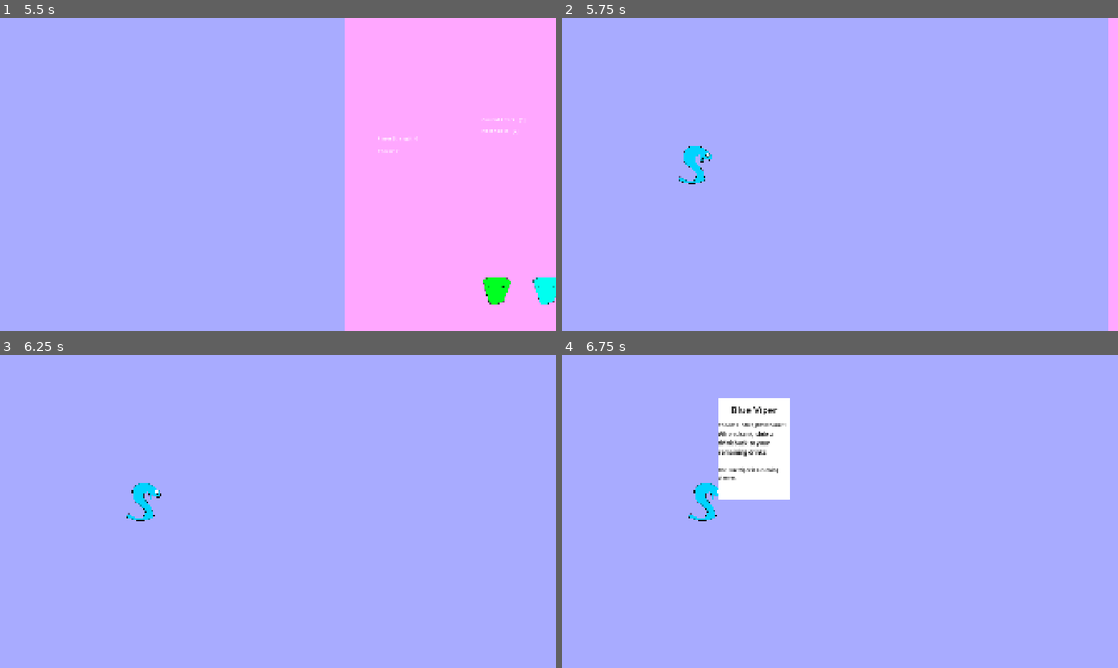
Above: before the commit, frames 1-4 (two rows, left to right).
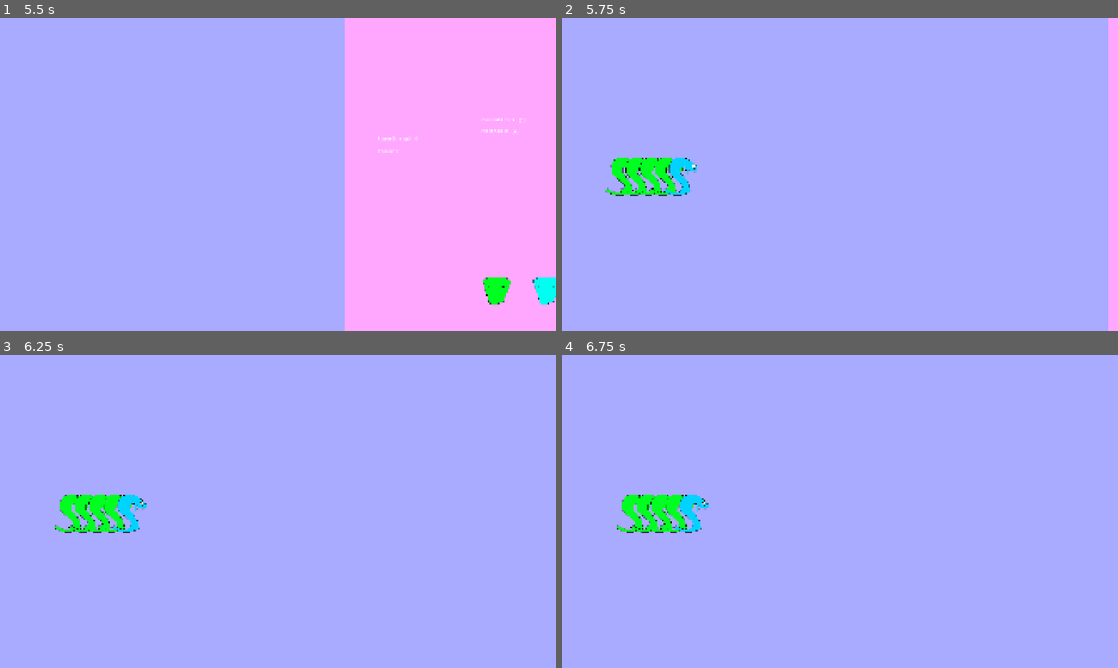
Above: after the commit, the same moments.

Repository: Novali91/Snakeeyes
Game: Godot game, scene res://01_Managers/01_StateManager/top_state_machine.tscn
The game is run twice, just before and just after one commit, with the same random seed, the same clock (stepped at 60 frames per second) and the same inputs.
Inputs (mouse positions are in pixels of both pictures, inside the frame that each line leads up to):
- Up to frame 1 (5.5 s): click "End Turn" at 0.5 s; click "Continue" at 1.25 s; move the mouse to (100, 174) at 2.02 s; hold Right (right) 2.03-2.78 s; click (100, 174) at 2.17 s; tap Enter at 2.75, 5 s; move the mouse to (172, 174) at 2.77 s; hold Left (left) 2.78-3.53 s; click (172, 174) at 2.92 s; move the mouse to (38, 287) at 3.52 s; hold Right (right) 3.53-5.03 s; click (38, 287) at 3.67 s; tap Space at 4.25 s; move the mouse to (100, 287) at 4.27 s; click (100, 287) at 4.42 s; move the mouse to (150, 287) at 5.02 s; hold Left (left) from 5.03 s (still down); click (150, 287) at 5.17 s
- Up to frame 2 (5.75 s): keep holding Left (left)
- Up to frame 3 (6.25 s): keep holding Left (left); move the mouse to (133, 498) at 5.77 s; click (133, 498) at 5.92 s
- Up to frame 4 (6.75 s): keep holding Left (left); tap Space at 6.5 s; move the mouse to (706, 498) at 6.52 s; click (706, 498) at 6.67 s

Frame 1 is identical in both runs. In frame 2, 1.6% of the frame differs, in the area x 7-27%, y 40-57%; in frame 3, 1.6%; in frame 4, 5.8%, in the area x 9-41%, y 13-57%.

Commit message:
send back function fixed

Diff:
--- a/01_Managers/01_StateManager/01_States/02_Play/ability_helper.gd
+++ b/01_Managers/01_StateManager/01_States/02_Play/ability_helper.gd
@@ -15,6 +15,6 @@
 			## Maybe bring up some ui for the selection?
 			## Make it so you can't end turn while selecting?
 			var chosen_drink: Drink = await sm.hand_manager.ability_helper.choose_drink()
-			sm.deck_manager.return_to_drawpile(chosen_drink.attached_drink, chosen_drink.attached_drink_resource)
+			sm.deck_manager.return_to_drawpile(chosen_drink)
 			sm.hand_manager.ability_helper.slide_drink_back(chosen_drink)
 		pass
--- a/01_Managers/01_StateManager/01_States/02_Play/play_state.gd
+++ b/01_Managers/01_StateManager/01_States/02_Play/play_state.gd
@@ -9,7 +9,7 @@
 	_ability_helper.sm = sm
 
 func enter() -> void:
-	_draw_cards(5)
+	draw_cards(5)
 	sm.end_turn_button.make_pressable()
 	sm.camera_manager.unlock_camera()
 
@@ -22,13 +22,15 @@
 func physics_tick(_delta: float) -> void:
 	pass
 
-func _draw_cards(num: int) -> void:
+func draw_cards(num: int) -> void:
+	print("drawing cards")
 	var num_drinks = sm.hand_manager.get_num_drinks()
 	var drinks_remaining = sm.game_stats.HAND_SIZE - num_drinks
 	var real_draw = min(num, drinks_remaining)
 
 	var draw_remaining = real_draw
 	while draw_remaining:
+		print("draw rem: "+str(draw_remaining))
 		var drinks = sm.deck_manager.draw(draw_remaining)
 		draw_remaining -= drinks.size()
 
@@ -36,6 +38,7 @@
 		sm.hand_manager.draw_drinks(drinks)
 
 		if draw_remaining > 0:
+			print("shuffling")
 			_reshuffle_draw_pile()
 
 		await get_tree().create_timer(0.1).timeout
--- a/01_Managers/03_DeckManager/deck_manager.gd
+++ b/01_Managers/03_DeckManager/deck_manager.gd
@@ -31,6 +31,8 @@
 		new_array.push_back(temp_drink)
 		tooltip_manager.remove_item(temp_drink, false)
 
+	print(new_array)
+
 	return new_array
 
 
@@ -48,7 +50,7 @@
 	var new_drink: Drink = _drink_scene.instantiate()
 	new_drink.attached_drink = drink_resource.duplicate()
 	new_drink.attached_drink_resource = og_drink_resource
-	# Maybe we need to add other info to this (eg global position)? This is probably where we'd do it
+	new_drink.global_position = Vector2(200 + drink_drawpile.size() * 50, 800)
 	return new_drink
 
 ## Not sure how removing snakes will work
@@ -64,7 +66,7 @@
 ## Idk where we want the animation to be placed (if we have one?)
 func add_snake(new_snake: Snake) -> void:
 	snake_deck.push_back(new_snake)
-	new_snake.global_position = Vector2(500, 500) # Should this be position?
+	new_snake.global_position = Vector2(200 + snake_deck.size() * 50, 1080 / 2.)
 	tooltip_manager.add_item(new_snake)
 	pass
 
@@ -72,8 +74,8 @@
 	drink_drawpile.shuffle()
 	pass
 
-func return_to_drawpile(attached_drink: DrinkResource, attached_drink_res: DrinkResource):
-	var new_drink: Drink = create_drink(attached_drink, attached_drink_res)
+func return_to_drawpile(drink: Drink):
+	var new_drink: Drink = create_drink(drink.attached_drink, drink.attached_drink_resource)
 	drink_drawpile.push_back(new_drink)
 	tooltip_manager.add_item(new_drink)
 	shuffle_drawpile()
--- a/01_Managers/04_HandManager/hand_manager.gd
+++ b/01_Managers/04_HandManager/hand_manager.gd
@@ -40,8 +40,8 @@
 		if cur_drink >= new_drinks.size():
 			break
 		new_drink = new_drinks[cur_drink]
-		cur_drink += 1
 		if drink_slots[i] == null:
+			cur_drink += 1
 			tooltip_manager.add_item(new_drink)
 			drink_slots[i] = new_drink
 			## For some reason their position doesn't update
--- a/01_Managers/05_Tooltip_Manager/tooltip_manager.gd
+++ b/01_Managers/05_Tooltip_Manager/tooltip_manager.gd
@@ -66,8 +66,6 @@
 ## -and therefore should have its tooltip appear
 func child_hovered(child: DeckItem) -> void:
 	all_hovered.push_back(child)
-	print("Hover!")
-	print(cur_hovered)
 	if !can_hover:
 		return
 
